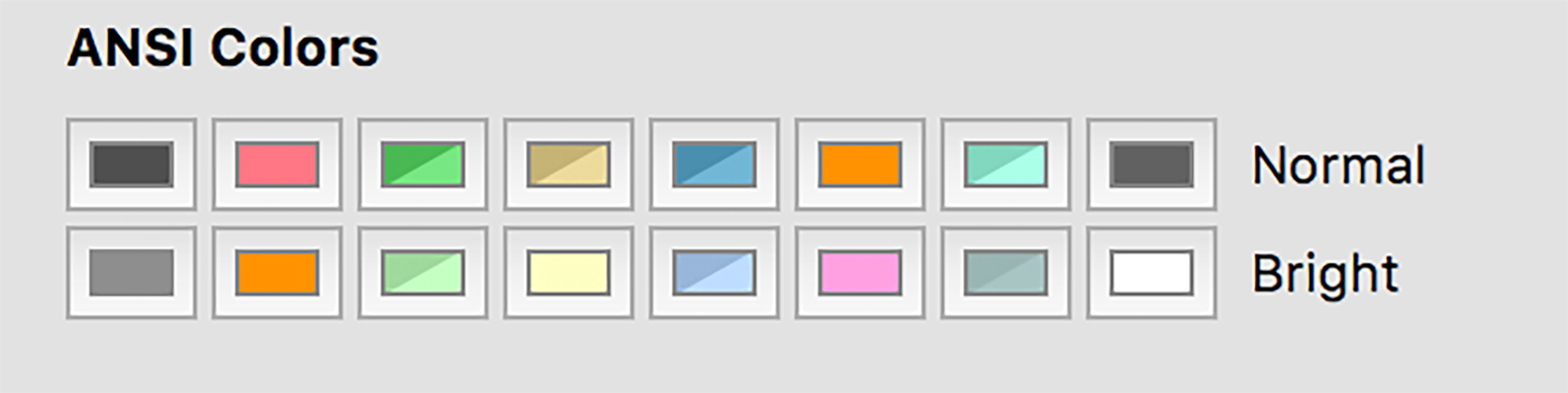
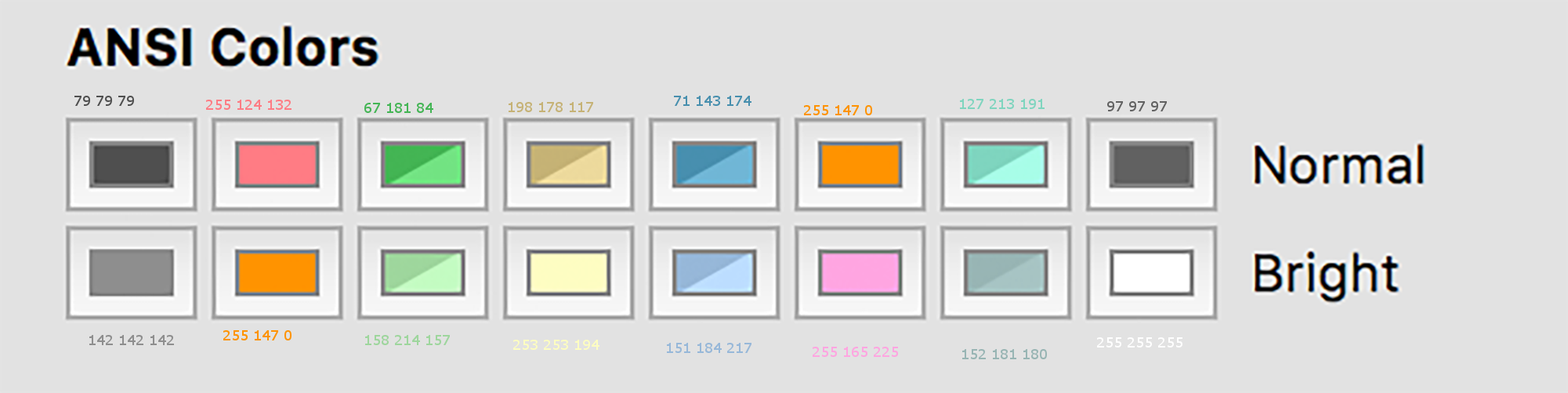
The second 1568×393 image is a revision of the first. Changes to its layers:
added layer "255 124 132" above "255 255 255" over [206, 99, 292, 110]
added layer "255 255 255" above "142 142 142" over [1097, 336, 1183, 348]
added layer "142 142 142" above "79 79 79" over [89, 334, 174, 345]
added layer "79 79 79" above "152 181 180" over [74, 95, 134, 106]
added layer "152 181 180" above "255 165 225" over [962, 348, 1047, 359]
added layer "255 165 225" above "151 184 217" over [812, 346, 899, 357]
added layer "151 184 217" above "253 253 194" over [666, 342, 752, 353]
added layer "253 253 194" above "158 214 157" over [513, 339, 600, 350]
added layer "158 214 157" above "255 147 0 #1" over [365, 334, 450, 345]
added layer "255 147 0 #1" above "97 97 97" over [223, 329, 292, 341]
added layer "97 97 97" above "127 213 191" over [1107, 101, 1167, 112]
added layer "127 213 191" above "255 147 0" over [959, 98, 1045, 109]
added layer "255 147 0" above "67 181 84" over [803, 105, 873, 116]
added layer "67 181 84" above "198 178 117" over [364, 102, 434, 113]
added layer "198 178 117" above "71 143 174" over [508, 101, 594, 113]
added layer "71 143 174" above "Layer 1" over [673, 95, 752, 106]
painted on "Layer 1" over [68, 27, 1424, 298]
